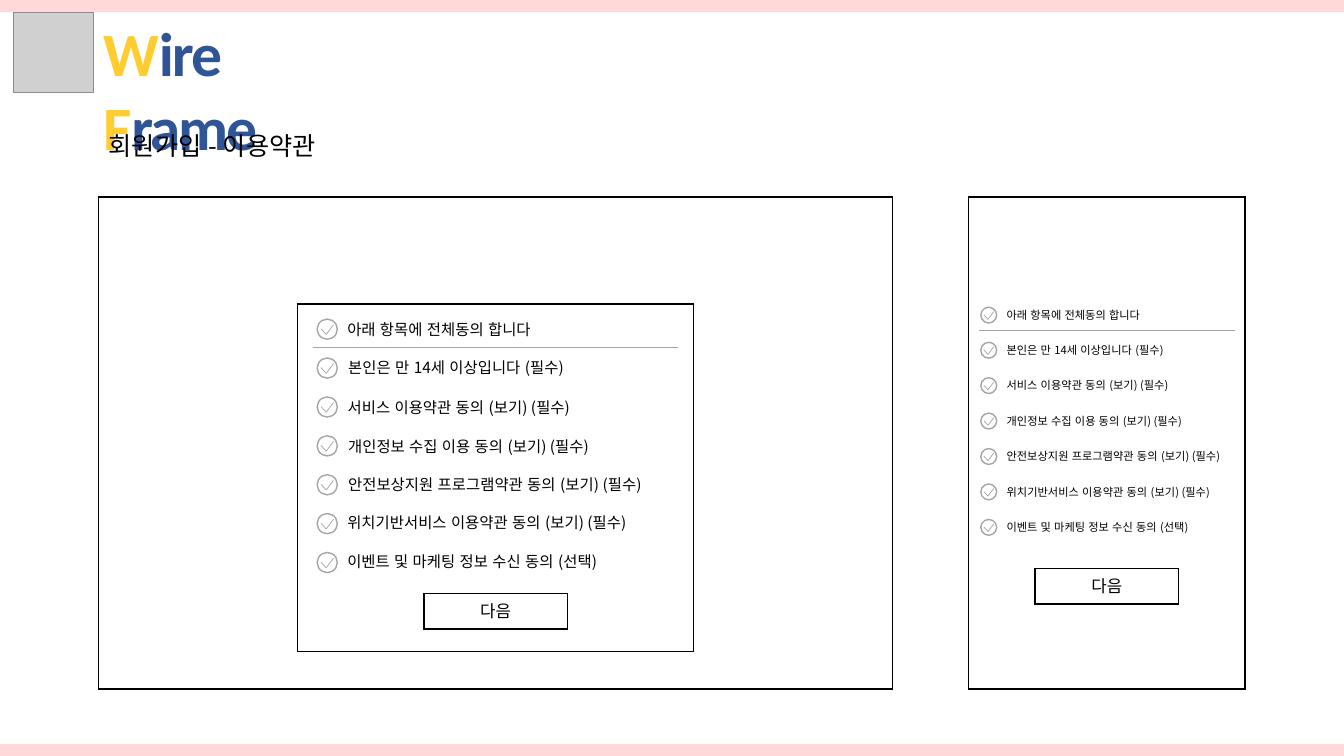
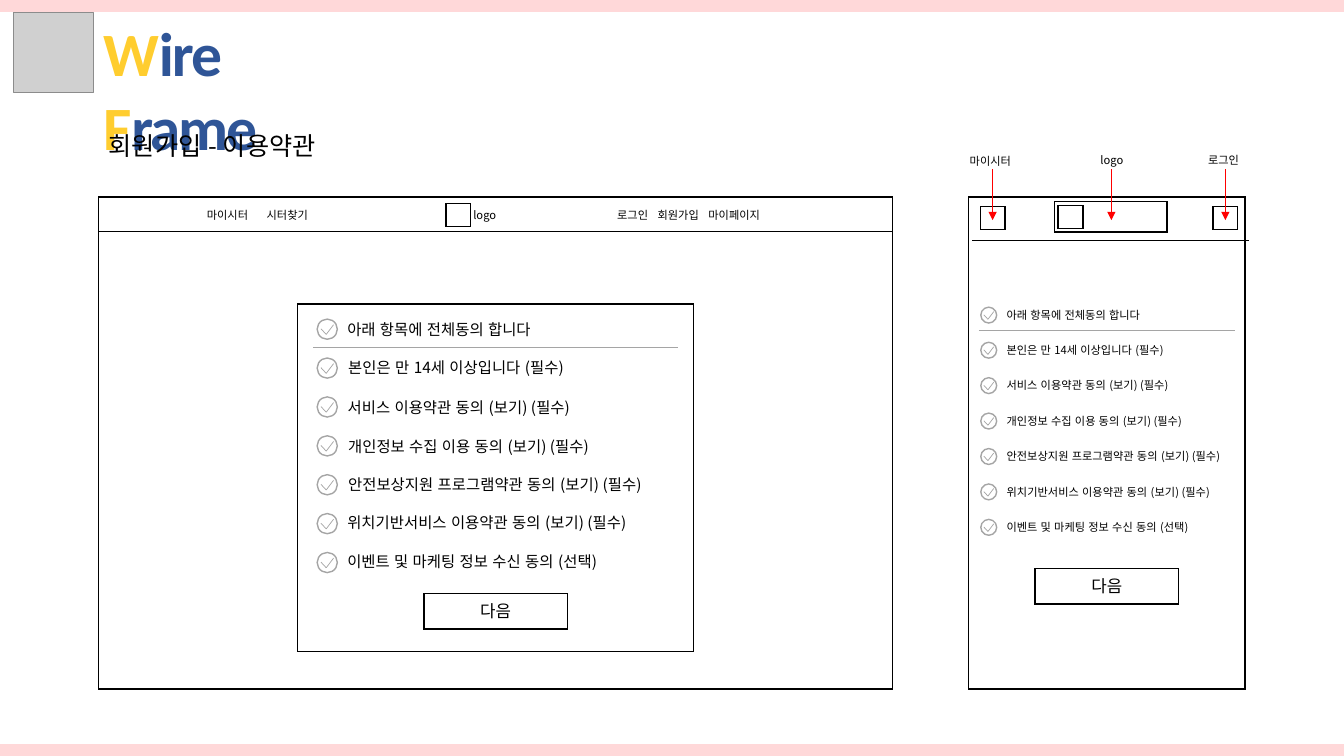
Before and after one commit to hhsw07/ezen-academy-projects, a slide deck: slide 10 of cmk/반려동물관리서비스.pptx. Drawn at 1344x756 pixels with LibreOffice and Linux fonts; fonts in the diff are those of the drawing; grey boxes stand for pictures. Boxes give left, top, right and bottom in pixels: in the first picture for what was removed or moved away, otherwise in the second. Text is boxed around its words. In the diff, an @@ line names an element or a change of style, - is before the commit and + after.

```diff
--- a/cmk/반려동물관리서비스.pptx
+++ b/cmk/반려동물관리서비스.pptx
@@ text added at <box>970,155,1011,166</box>, 8 pt, text #000000 @@
+마이시터
@@ arrow added from (993, 169) to (993, 220), #FF0000 0.5 pt @@
@@ text added at <box>1100,155,1123,167</box>, 8 pt, text #000000 @@
+logo
@@ arrow added from (1112, 169) to (1112, 220), #FF0000 0.5 pt @@
@@ text added at <box>1208,155,1239,165</box>, 8 pt, text #000000 @@
+로그인
@@ arrow added from (1226, 169) to (1226, 220), #FF0000 0.5 pt @@
@@ text added at <box>207,209,248,220</box>, 8 pt, text #000000 @@
+마이시터
@@ text added at <box>267,209,308,220</box>, 8 pt, text #000000 @@
+시터찾기
@@ rectangle added at <box>446,204,471,227</box>, fill #FFFFFF, outline #000000 1 pt @@
@@ text added at <box>617,209,760,220</box>, 8 pt, text #000000 @@
+로그인 회원가입 마이페이지
@@ rectangle added at <box>980,207,1005,230</box>, fill #FFFFFF, outline #000000 1 pt @@
@@ rectangle added at <box>1055,202,1168,232</box>, fill #FFFFFF, outline #000000 1 pt @@
@@ rectangle added at <box>1059,206,1084,229</box>, fill #FFFFFF, outline #000000 1 pt @@
@@ rectangle added at <box>1213,207,1238,230</box>, fill #FFFFFF, outline #000000 1 pt @@
@@ line added from (99, 231) to (892, 231), #000000 0.5 pt @@
@@ text added at <box>473,210,496,222</box>, 8 pt, text #000000 @@
+logo
@@ line added from (973, 241) to (1249, 241), #000000 0.5 pt @@
```
Also in this commit, not shown: 4 other slides changed.
